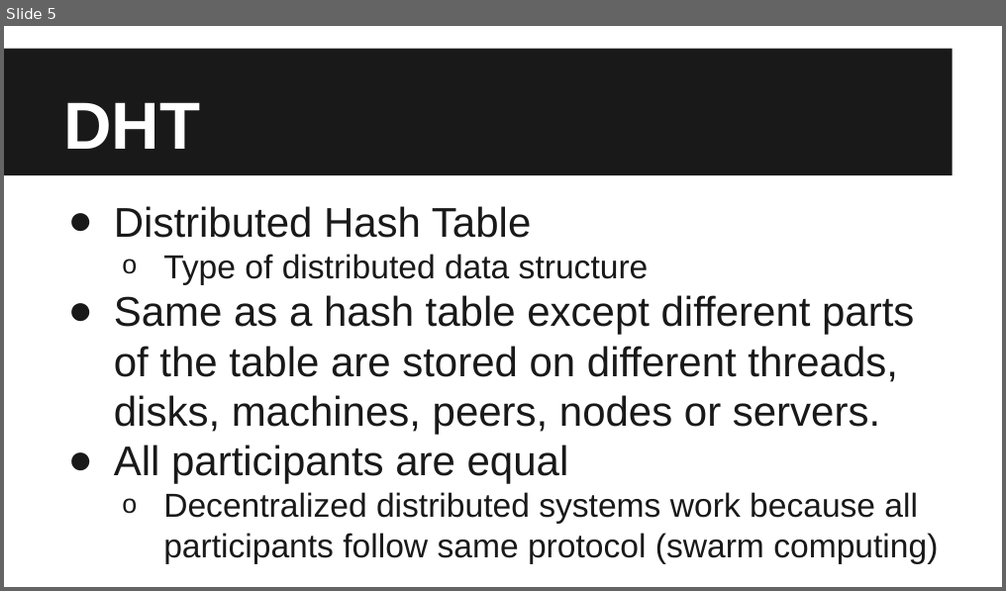
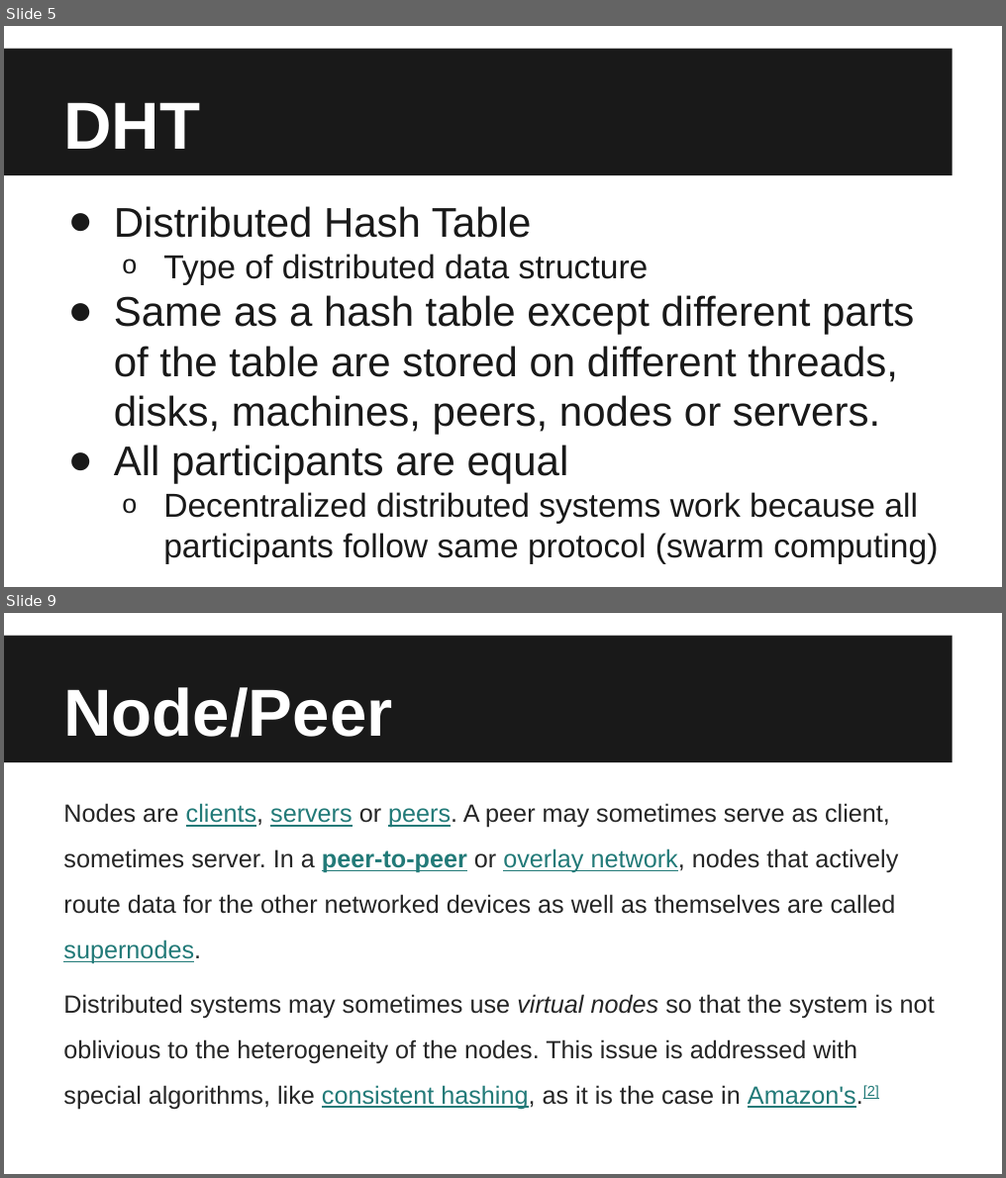
Before and after one commit to blackdoor/DAC, a slide deck: ref/DAC Education.pptx. Shown one above the other, each under a label of ours: slide 5 before the commit, slides 5 and 9 after it; the slides between them are not shown. The pictures are 1006x591 and 1006x1178 pixels, drawn with LibreOffice and Linux fonts; fonts in the diff are those of the drawing. Boxes give left, top, right and bottom in pixels: in the first picture for what was removed or moved away, otherwise in the second. Text is boxed around its words. In the diff, an @@ line names an element or a change of style, - is before the commit and + after.

```diff
--- a/ref/DAC Education.pptx
+++ b/ref/DAC Education.pptx
@@ slide 9 added at <box>4,613,1002,1174</box>, background #FFFFFF; not listed: 1 template element that a slide beside it also shows @@
@@ title added at <box>63,687,392,738</box>, 48 pt, text #FFFFFF, bold @@
+Node/Peer
@@ text added at <box>63,803,935,1109</box>, 18 pt, text #252525 @@
+Nodes are clients, servers or peers. A peer may sometimes serve as client, sometimes server. In a peer-to-peer or overlay network, nodes that actively route data for the other networked devices as well as themselves are called supernodes.
+Distributed systems may sometimes use virtual nodes so that the system is not oblivious to the heterogeneity of the nodes. This issue is addressed with special algorithms, like consistent hashing, as it is the case in Amazon's.[2]
```
Also in this commit, not shown: 1 slide changed, 3 other slides added.
